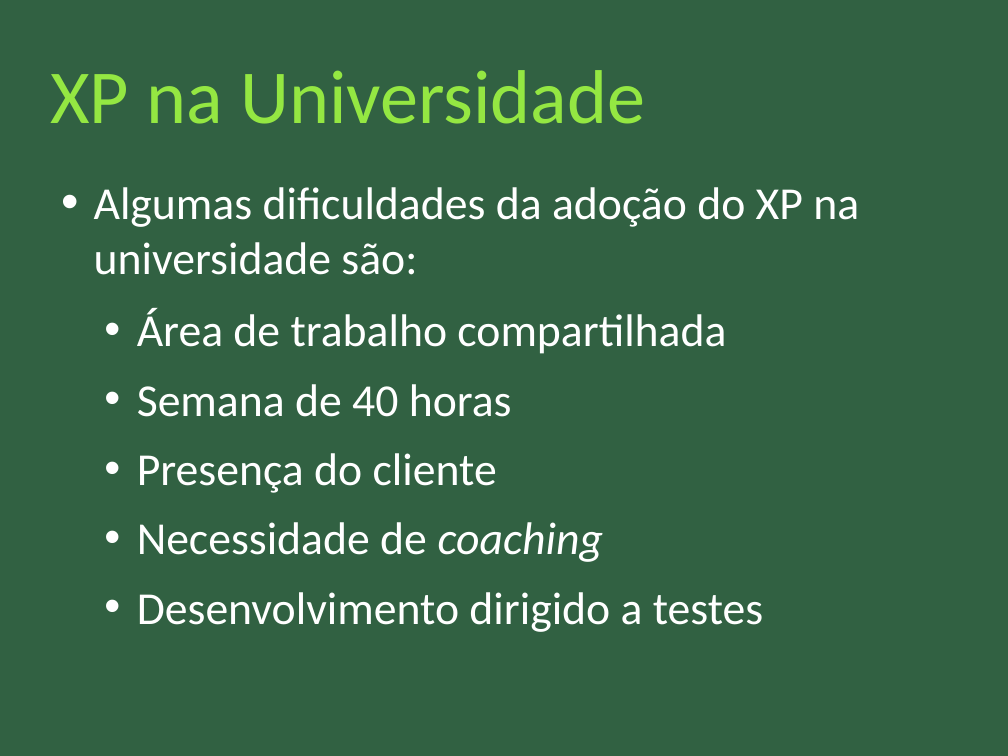
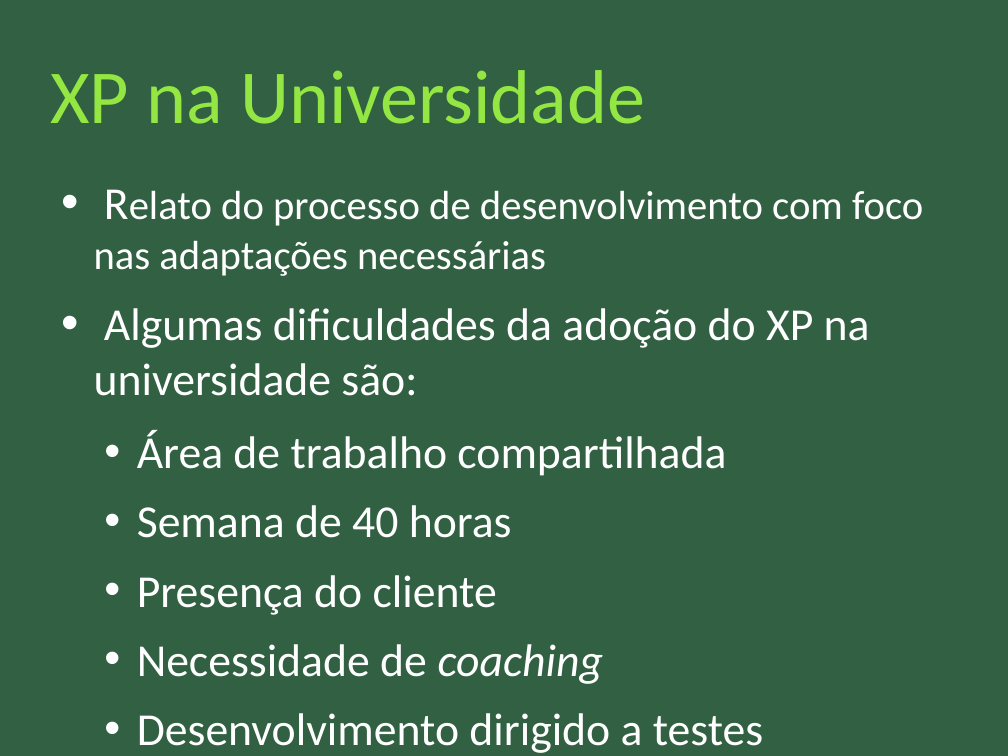
Before and after one commit to nathaliaspatricio/febracev, a slide deck: slide 18 of doc/atividades_psi/apresentacao_psi.odp (slide 2 before the commit). Drawn at 1008x756 pixels with LibreOffice and Linux fonts; fonts in the diff are those of the drawing. Boxes give left, top, right and bottom in pixels: in the first picture for what was removed or moved away, otherwise in the second. Text is boxed around its words. In the diff, an @@ line names an element or a change of style, - is before the commit and + after.

```diff
--- a/doc/atividades_psi/apresentacao_psi.odp
+++ b/doc/atividades_psi/apresentacao_psi.odp
@@ text at [94,190,923,276]: paragraph added @@
+• Relato do processo de desenvolvimento com foco nas adaptações necessárias
```
Also in this commit, not shown: 5 other slides changed, 28 slides added, 2 slides removed, 6 other files.
